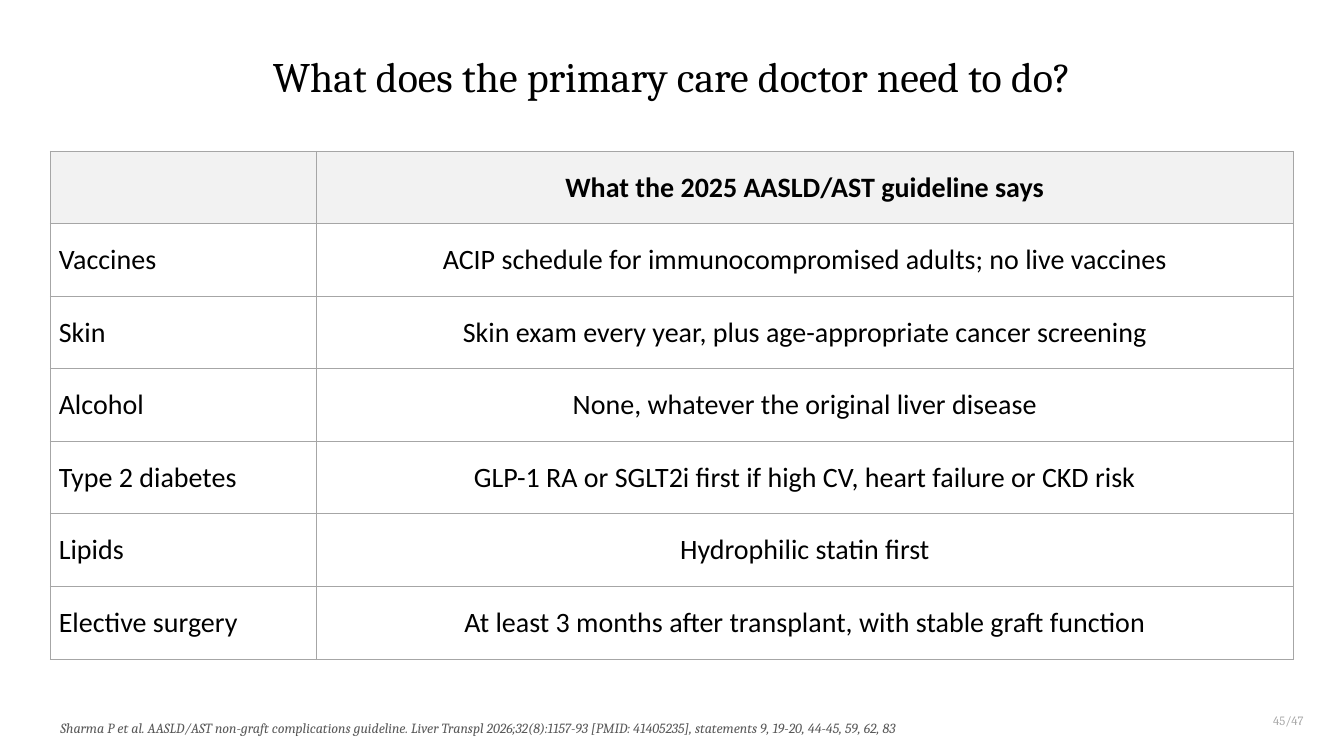
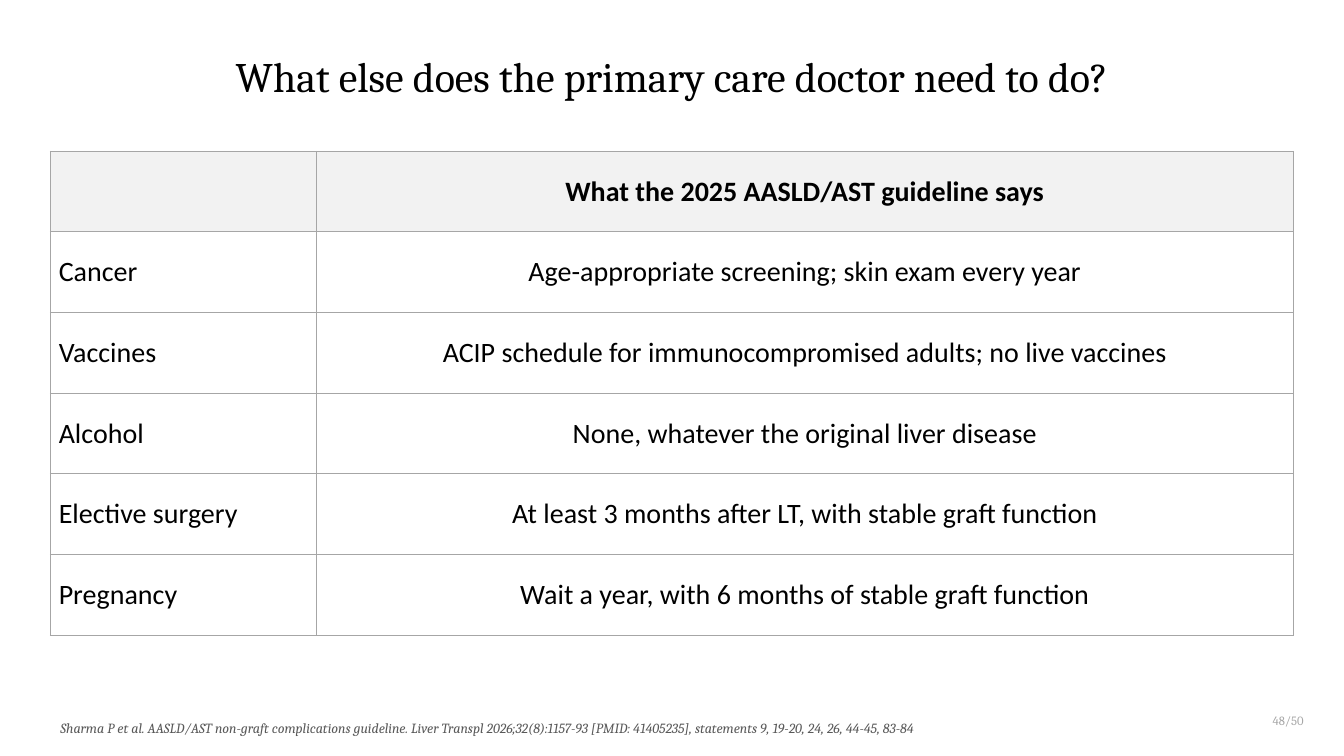
Before and after one commit to qaddodi/mohammad-almeqdadi-lectures, a slide deck: slide 52 of lectures/liver-transplant-grand-rounds-mmc-2026/Liver Transplantation When to Refer and Whats New.pptx (slide 49 before the commit). Drawn at 1344x756 pixels with LibreOffice and Linux fonts; fonts in the diff are those of the drawing. Boxes give left, top, right and bottom in pixels: in the first picture for what was removed or moved away, otherwise in the second. Text is boxed around its words. In the diff, an @@ line names an element or a change of style, - is before the commit and + after.

```diff
--- a/lectures/liver-transplant-grand-rounds-mmc-2026/Liver Transplantation When to Refer and Whats New.pptx
+++ b/lectures/liver-transplant-grand-rounds-mmc-2026/Liver Transplantation When to Refer and Whats New.pptx
@@ title at <box>236,62,1108,101</box>: text changed @@
-What does the primary care doctor need to do?
+What else does the primary care doctor need to do?
@@ table at <box>50,151,1294,613</box> @@
+row 2: Cancer | Age-appropriate screening; skin exam every year
-row 3: Skin | Skin exam every year, plus age-appropriate cancer screening
-row 5: Type 2 diabetes | GLP-1 RA or SGLT2i first if high CV, heart failure or CKD risk
-row 6: Lipids | Hydrophilic statin first
-row 7: Elective surgery | At least 3 months after transplant, with stable graft function
+row 5: Elective surgery | At least 3 months after LT, with stable graft function
+row 6: Pregnancy | Wait a year, with 6 months of stable graft function
@@ text at <box>1273,717,1304,726</box>: text changed @@
-45/47
+48/50
@@ text at <box>60,723,914,736</box>: text changed @@
-Sharma P et al. AASLD/AST non-graft complications guideline. Liver Transpl 2026;32(8):1157-93 [PMID: 41405235], statements 9, 19-20, 44-45, 59, 62, 83
+Sharma P et al. AASLD/AST non-graft complications guideline. Liver Transpl 2026;32(8):1157-93 [PMID: 41405235], statements 9, 19-20, 24, 26, 44-45, 83-84
```
Also in this commit, not shown: 53 other slides changed, 3 slides added, 1 slide removed, 3 other files.
